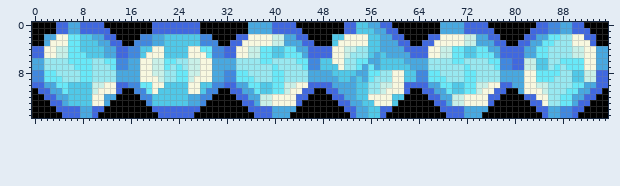
Sprite sheet: Assets/res/bullet/10.png. The picture above is the old version.
The file is 96x16 pixels.
After the commit:
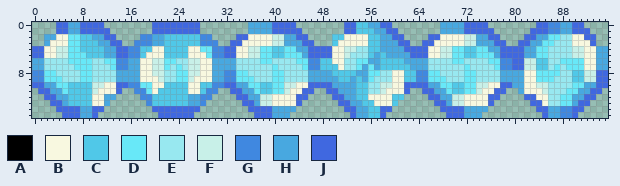
Palette (. is transparent): A #000000  B #f8f8e0  C #50c8e8  D #68e8f8  E #98e8f0  F #c8f0e8  G #4088e0  H #48a8e0  J #4068e0
What changed:
Colour A is removed in row 0 at x 0 to 3, 12 to 19, 28 to 35, 44 to 51, 60 to 67, 76 to 83 and 92 to 95; in row 1 at x 0 to 3, 13 to 19, 28 to 35, 45 to 51, 61 to 67, 77 to 82 and 93 to 95; in row 2 at x 0 to 1, 14 to 17, 30 to 33, 46 to 49, 62 to 65, 78 to 81 and 94 to 95; in row 3 at x 0 to 1, 15 to 16, 31 to 32, 47 to 49, 63 to 64, 79 to 80 and 94 to 95; in row 11 at x 0, 15 to 16, 31 to 32, 47 to 48, 63 to 64, 79 to 80 and 95; in row 12 at x 0 to 1, 14 to 17, 30 to 33, 46 to 49, 62 to 65, 78 to 81 and 94 to 95.
Colour A is removed in row 13 at x 0 to 2, 13 to 18, 29 to 34, 45 to 50, 61 to 66, 77 to 82 and 93 to 95; in row 14 at x 0 to 3, 12 to 19, 28 to 35, 44 to 51, 60 to 67, 76 to 83 and 92 to 95; in row 15 at x 0 to 4, 11 to 20, 27 to 36, 43 to 52, 59 to 68, 75 to 84 and 91 to 95.
